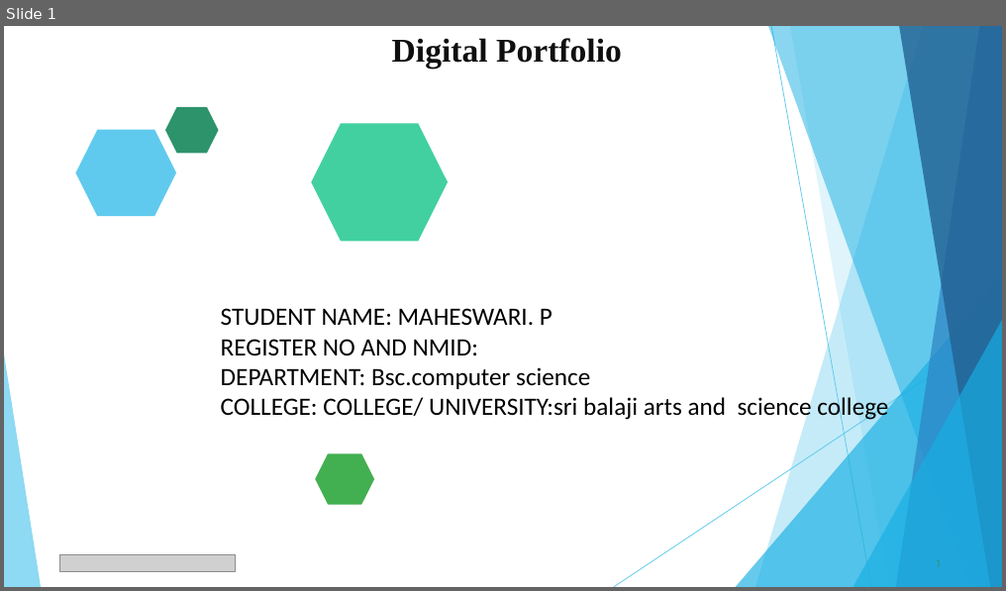
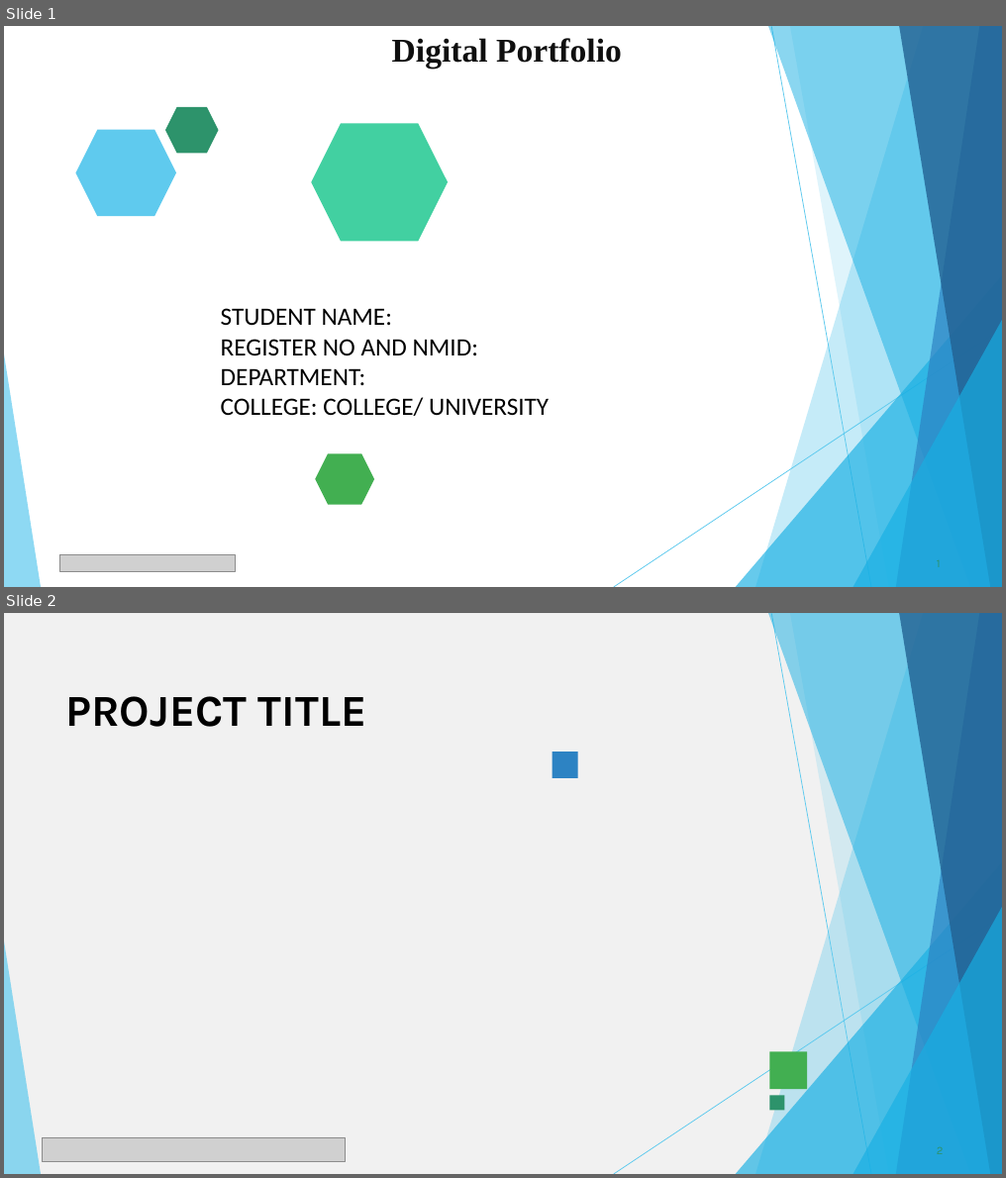
Before and after one commit to mahesh06periyasamy-dot/Maheswari-, a slide deck: PPT FWD TNSDC 2025.pptx. Shown one above the other, each under a label of ours: slide 1 before the commit, slides 1 and 2 after it. The pictures are 1006x591 and 1006x1178 pixels, drawn with LibreOffice and Linux fonts; fonts in the diff are those of the drawing; grey boxes stand for pictures. Boxes give left, top, right and bottom in pixels: in the first picture for what was removed or moved away, otherwise in the second. Text is boxed around its words. In the diff, an @@ line names an element or a change of style, - is before the commit and + after.

```diff
--- a/PPT FWD TNSDC 2025.pptx
+++ b/PPT FWD TNSDC 2025.pptx
@@ slide 2 added at box(4, 613, 1002, 1174), background #FFFFFF @@
@@ freeform shape added at box(4, 613, 1002, 1174), fill #F1F1F1 @@
@@ title added at box(65, 696, 367, 727), 42.5 pt, text #000000, bold @@
+PROJECT TITLE
@@ freeform shape added at box(552, 752, 577, 777), fill #2D83C3 @@
@@ group added at box(614, 613, 1002, 1174): 9 freeform shapes @@
@@ freeform shape added at box(4, 942, 41, 1174), fill #5FCAEE at 70% opacity @@
@@ freeform shape added at box(770, 1052, 807, 1089), fill #42AF51 @@
@@ freeform shape added at box(770, 1096, 785, 1111), fill #2D936B @@
@@ picture added at box(43, 1138, 346, 1161) @@
@@ slide 1 changed as well @@
@@ text at box(221, 308, 392, 326): text changed @@
-STUDENT NAME: MAHESWARI. P
+STUDENT NAME:
@@ text at box(221, 369, 548, 416): text changed @@
-DEPARTMENT: Bsc.computer science
-COLLEGE: COLLEGE/ UNIVERSITY:sri balaji arts and science college
+DEPARTMENT:
+COLLEGE: COLLEGE/ UNIVERSITY
```
Also in this commit, not shown: 7 other slides changed, 2 other slides added, 3 slides removed.
